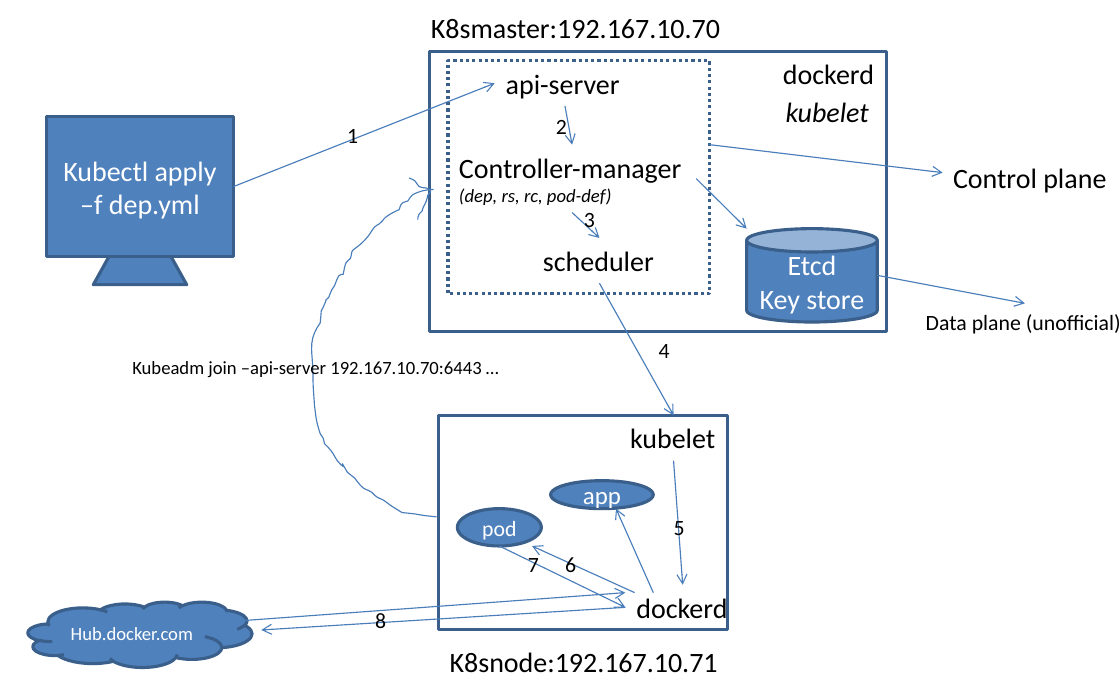
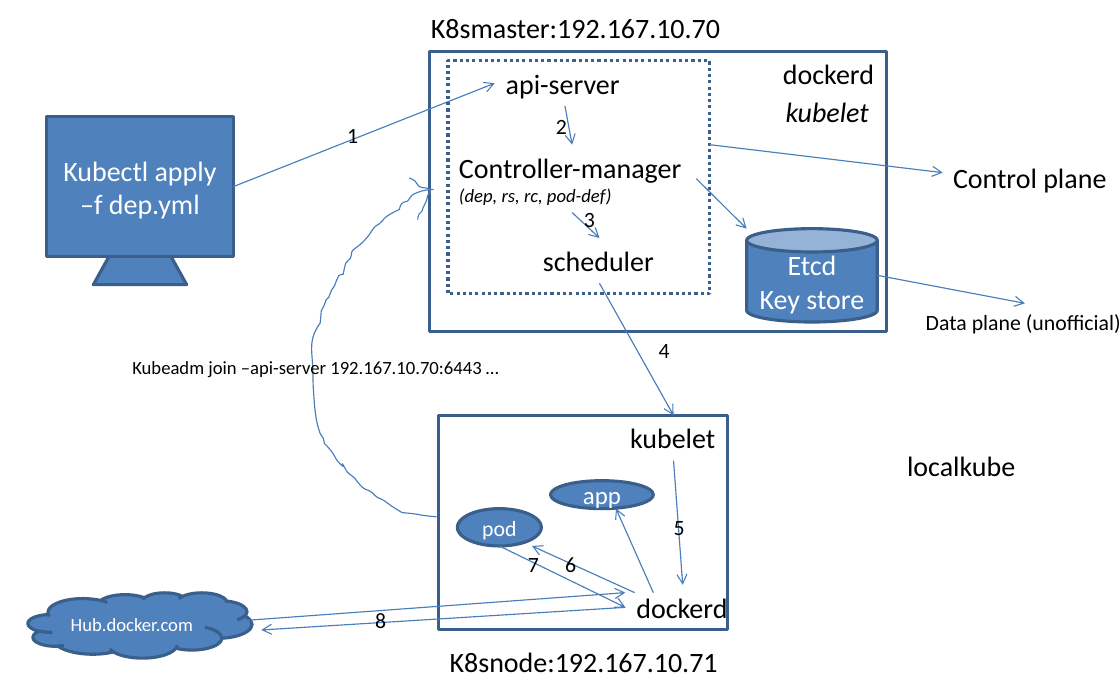
Before and after one commit to AdityaSP/ora-jul15-dock-kube, a slide deck: slide 16 of rough-diag.pptx. Drawn at 1120x700 pixels with LibreOffice and Linux fonts; fonts in the diff are those of the drawing. Boxes give left, top, right and bottom in pixels: in the first picture for what was removed or moved away, otherwise in the second. Text is boxed around its words. In the diff, an @@ line names an element or a change of style, - is before the commit and + after.

Commit message:
day5

```diff
--- a/rough-diag.pptx
+++ b/rough-diag.pptx
@@ text added at (x1=907, y1=456, x2=1015, y2=477), 18 pt, text #000000 @@
+localkube
@@ cloud "Hub.docker.com" moved from (x1=28, y1=603, x2=252, y2=668) to (x1=28, y1=592, x2=252, y2=657) @@
```
Also in this commit, not shown: 1 other slide changed, 4 slides added.
